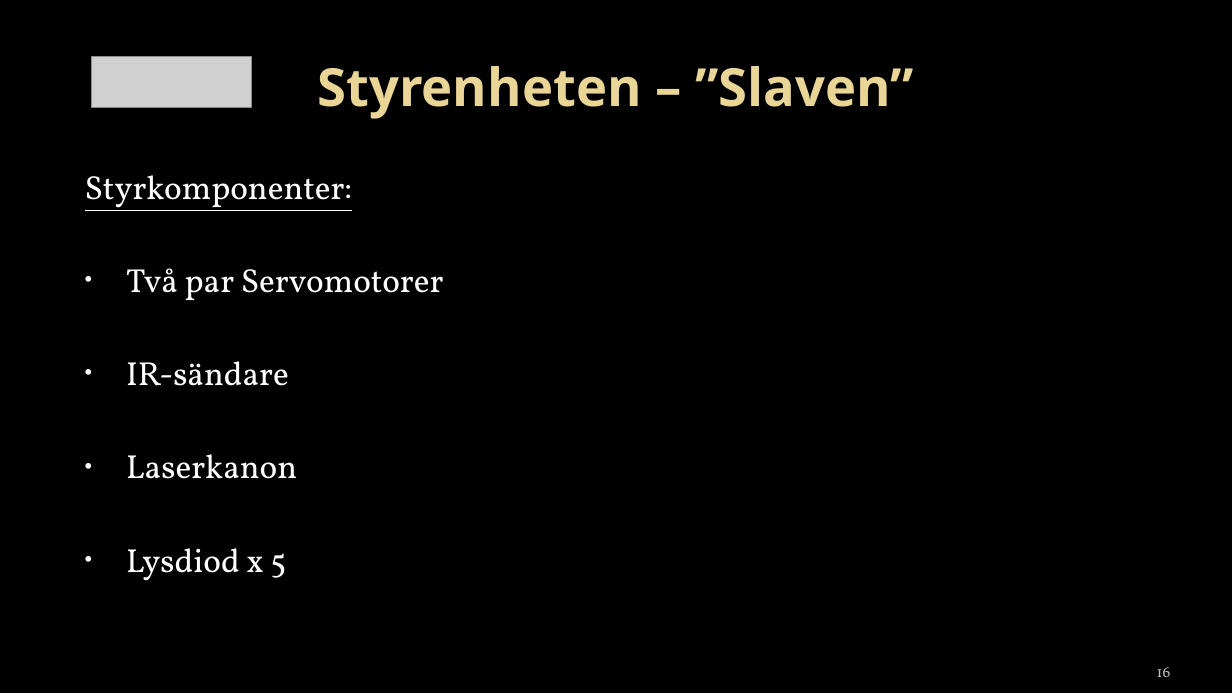
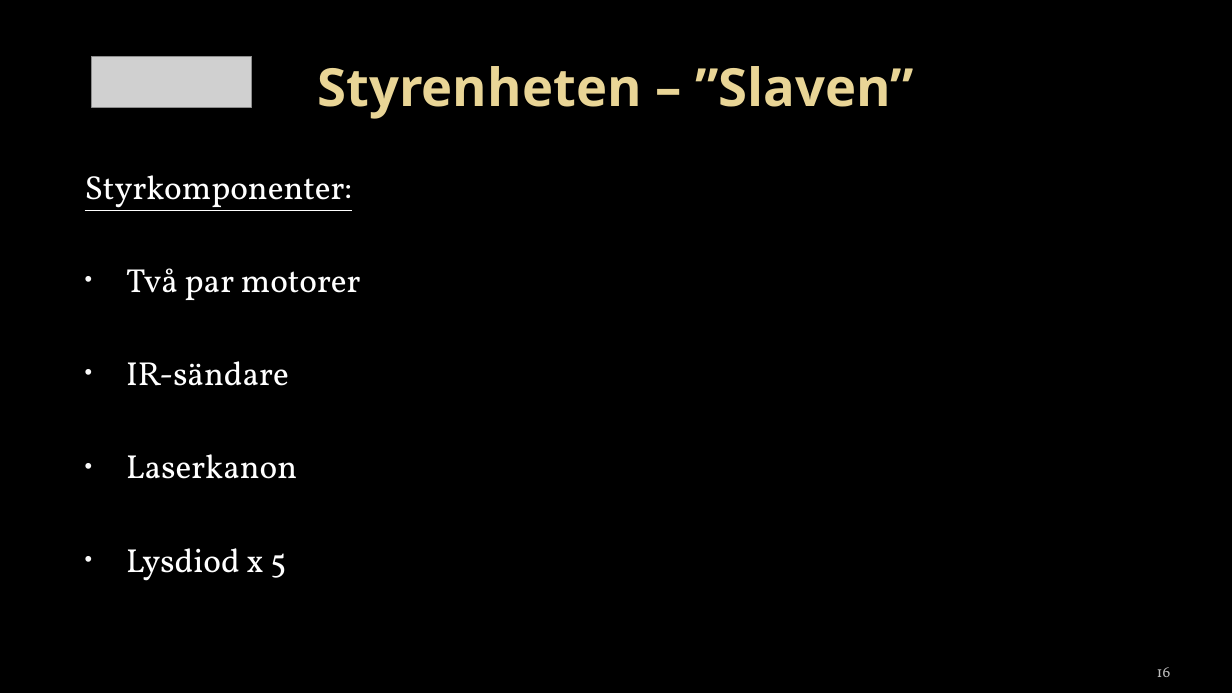
Before and after one commit to towni0/TSEA29---MrRobot, a slide deck: slide 16 of docs/TSEA29-presentation-v.01.pptx. Drawn at 1232x693 pixels with LibreOffice and Linux fonts; fonts in the diff are those of the drawing; grey boxes stand for pictures; background and template pictures are left out. Boxes give left, top, right and bottom in pixels: in the first picture for what was removed or moved away, otherwise in the second. Text is boxed around its words. In the diff, an @@ line names an element or a change of style, - is before the commit and + after.

```diff
--- a/docs/TSEA29-presentation-v.01.pptx
+++ b/docs/TSEA29-presentation-v.01.pptx
@@ text at box(126, 268, 361, 300): text changed @@
-• Två par Servomotorer
+• Två par motorer
```
Also in this commit, not shown: 1 other slide changed.
